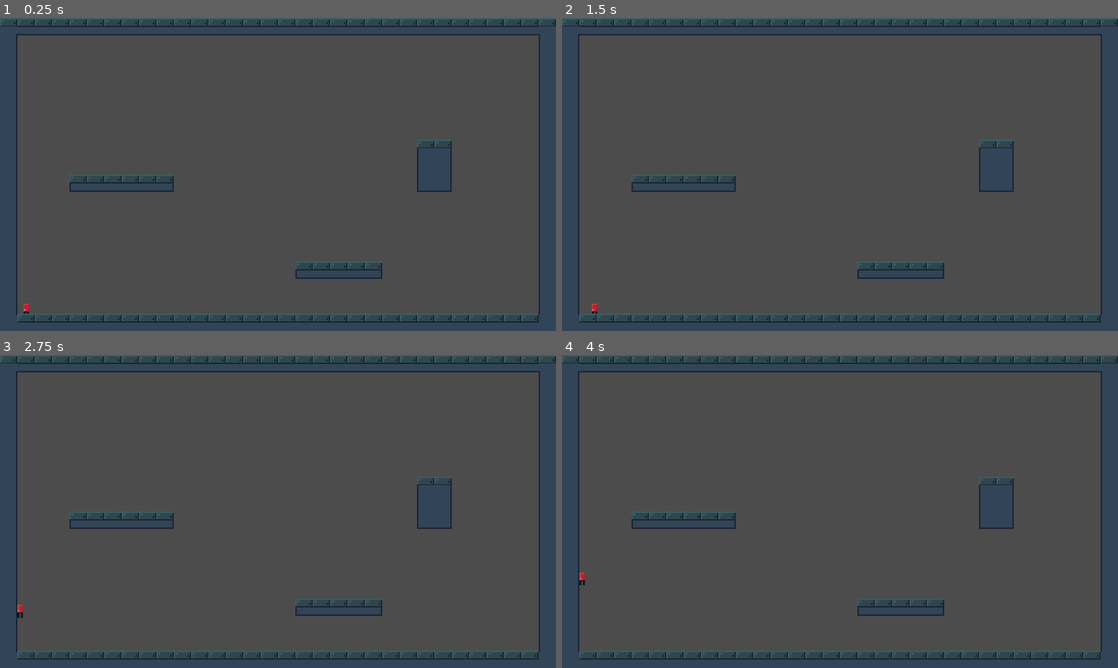
Above: before the commit, frames 1-4 (two rows, left to right).
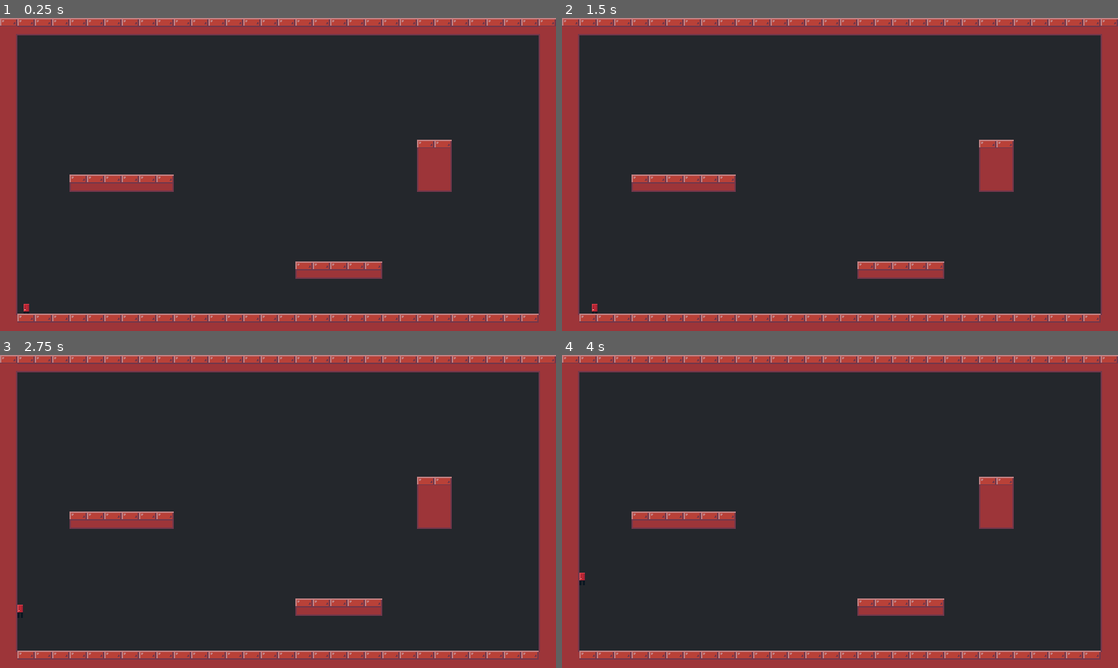
Above: after the commit, the same moments.

Repository: Lunatic-Games/kill-me-now
Game: Godot game, scene res://levels/level_test.tscn
Same seed, same stepped clock (60 frames per second), same inputs: the game is played once before the commit and once after it.
Inputs:
- Up to frame 1 (0.25 s): no input
- Up to frame 2 (1.5 s): tap Enter at 0.5 s; hold D (ui_right) from 0.53 s (still down); tap E (action_soul_mode) at 0.6, 1.35 s; tap Space (action_jump) at 0.77, 1.25 s
- Up to frame 3 (2.75 s): tap Space (action_jump) at 1.52 s; tap Enter at 2 s; release D (ui_right) at 2.03 s; hold A (ui_left) from 2.03 s (still down); tap E (action_soul_mode) at 2.1 s
- Up to frame 4 (4 s): tap Space (action_jump) at 2.75, 3.02, 3.77 s; release A (ui_left) at 2.78 s; hold D (ui_right) from 2.78 s (still down); tap E (action_soul_mode) at 2.85, 3.6 s

The runs differ from the first frame. In frame 1, 100% of the frame differs, in the area x 0-100%, y 0-100%; in frame 2, 100%; in frame 3, 100%; in frame 4, 100%.

Commit message:
Made main menu and basic settings menu

Diff:
--- /dev/null
+++ b/menus/main_menu/main_menu.gd
@@ -0,0 +1,24 @@
+extends Control
+
+
+func _on_NewGameButton_pressed():
+	pass # Replace with function body.
+
+
+func _on_LevelSelectButton_pressed():
+	pass # Replace with function body.
+
+
+func _on_SettingsButton_pressed():
+	$Title.visible = false
+	$Options.visible = false
+	$Settings.popup()
+
+
+func _on_ExitButton_pressed():
+	get_tree().quit()
+
+
+func _on_Settings_popup_hide():
+	$Title.visible = true
+	$Options.visible = true
--- /dev/null
+++ b/menus/main_menu/main_menu.tscn
@@ -0,0 +1,105 @@
+[gd_scene load_steps=7 format=2]
+
+[ext_resource path="res://menus/upheavtt.ttf" type="DynamicFontData" id=1]
+[ext_resource path="res://menus/main_menu/main_menu.gd" type="Script" id=2]
+[ext_resource path="res://menus/menu_button.tscn" type="PackedScene" id=3]
+[ext_resource path="res://menus/settings/settings.tscn" type="PackedScene" id=4]
+
+[sub_resource type="Animation" id=8]
+resource_name = "fade"
+length = 5.0
+loop = true
+tracks/0/type = "value"
+tracks/0/path = NodePath(".:color")
+tracks/0/interp = 2
+tracks/0/loop_wrap = true
+tracks/0/imported = false
+tracks/0/enabled = true
+tracks/0/keys = {
+"times": PoolRealArray( 0, 2.5, 5 ),
+"transitions": PoolRealArray( 1, 1, 1 ),
+"update": 0,
+"values": [ Color( 0.145098, 0.156863, 0.176471, 1 ), Color( 0, 0, 0, 1 ), Color( 0.145098, 0.156863, 0.176471, 1 ) ]
+}
+
+[sub_resource type="DynamicFont" id=1]
+size = 64
+outline_size = 1
+extra_spacing_char = 2
+font_data = ExtResource( 1 )
+
+[node name="MainMenu" type="Control"]
+anchor_right = 1.0
+anchor_bottom = 1.0
+script = ExtResource( 2 )
+__meta__ = {
+"_edit_use_anchors_": false
+}
+
+[node name="Background" type="ColorRect" parent="."]
+anchor_right = 1.0
+anchor_bottom = 1.0
+color = Color( 0.145098, 0.156863, 0.176471, 1 )
+__meta__ = {
+"_edit_use_anchors_": false
+}
+
+[node name="AnimationPlayer" type="AnimationPlayer" parent="Background"]
+autoplay = "fade"
+anims/fade = SubResource( 8 )
+
+[node name="Title" type="Label" parent="."]
+anchor_left = 0.5
+anchor_top = 0.5
+anchor_right = 0.5
+anchor_bottom = 0.5
+margin_left = -210.5
+margin_top = -124.0
+margin_right = 210.5
+margin_bottom = -66.0
+custom_fonts/font = SubResource( 1 )
+custom_colors/font_color = Color( 0.619608, 0.211765, 0.227451, 1 )
+custom_colors/font_outline_modulate = Color( 0, 0, 0, 1 )
+text = "KILL ME NOW"
+__meta__ = {
+"_edit_use_anchors_": false
+}
+
+[node name="Options" type="VBoxContainer" parent="."]
+anchor_left = 0.5
+anchor_top = 0.5
+anchor_right = 0.5
+anchor_bottom = 0.5
+margin_left = -97.0
+margin_top = -50.0
+margin_right = 97.0
+margin_bottom = 50.0
+alignment = 1
+__meta__ = {
+"_edit_use_anchors_": false
+}
+
+[node name="NewGameButton" parent="Options" instance=ExtResource( 3 )]
+text = "New game"
+
+[node name="LevelSelectButton" parent="Options" instance=ExtResource( 3 )]
+margin_top = 26.0
+margin_bottom = 48.0
+text = "Level select"
+
+[node name="SettingsButton" parent="Options" instance=ExtResource( 3 )]
+margin_top = 52.0
+margin_bottom = 74.0
+text = "Settings"
+
+[node name="ExitButton" parent="Options" instance=ExtResource( 3 )]
+margin_top = 78.0
+margin_bottom = 100.0
+text = "Exit"
+
+[node name="Settings" parent="." instance=ExtResource( 4 )]
+[connection signal="pressed" from="Options/NewGameButton" to="." method="_on_NewGameButton_pressed"]
+[connection signal="pressed" from="Options/LevelSelectButton" to="." method="_on_LevelSelectButton_pressed"]
+[connection signal="pressed" from="Options/SettingsButton" to="." method="_on_SettingsButton_pressed"]
+[connection signal="pressed" from="Options/ExitButton" to="." method="_on_ExitButton_pressed"]
+[connection signal="popup_hide" from="Settings" to="." method="_on_Settings_popup_hide"]
--- /dev/null
+++ b/menus/menu_button.tscn
@@ -0,0 +1,38 @@
+[gd_scene load_steps=8 format=2]
+
+[ext_resource path="res://menus/upheavtt.ttf" type="DynamicFontData" id=1]
+
+[sub_resource type="StyleBoxEmpty" id=1]
+
+[sub_resource type="StyleBoxEmpty" id=2]
+
+[sub_resource type="StyleBoxEmpty" id=3]
+
+[sub_resource type="StyleBoxEmpty" id=4]
+
+[sub_resource type="StyleBoxEmpty" id=5]
+
+[sub_resource type="DynamicFont" id=6]
+size = 24
+outline_size = 1
+outline_color = Color( 0, 0, 0, 1 )
+extra_spacing_char = 3
+font_data = ExtResource( 1 )
+
+[node name="MenuButton" type="Button"]
+margin_right = 194.0
+margin_bottom = 22.0
+custom_styles/hover = SubResource( 1 )
+custom_styles/pressed = SubResource( 2 )
+custom_styles/focus = SubResource( 3 )
+custom_styles/disabled = SubResource( 4 )
+custom_styles/normal = SubResource( 5 )
+custom_fonts/font = SubResource( 6 )
+custom_colors/font_color = Color( 0.619608, 0.211765, 0.227451, 1 )
+custom_colors/font_color_hover = Color( 1, 0.345098, 0.368627, 1 )
+custom_colors/font_color_pressed = Color( 0.403922, 0.141176, 0.14902, 1 )
+text = "Button"
+flat = true
+__meta__ = {
+"_edit_use_anchors_": false
+}
--- /dev/null
+++ b/menus/settings/settings.gd
@@ -0,0 +1,16 @@
+extends Popup
+
+
+func _on_BackButton_pressed():
+	hide()
+
+
+func _on_FullscreenCheckBox_pressed():
+	var new_value = $VBoxContainer/FullscreenContainer/CheckBox.pressed
+	OS.window_fullscreen = new_value
+
+
+func _on_FullscreenButton_pressed():
+	var new_value = !$VBoxContainer/FullscreenContainer/CheckBox.pressed
+	$VBoxContainer/FullscreenContainer/CheckBox.pressed = new_value
+	OS.window_fullscreen = new_value
--- /dev/null
+++ b/menus/settings/settings.tscn
@@ -0,0 +1,55 @@
+[gd_scene load_steps=6 format=2]
+
+[ext_resource path="res://menus/menu_button.tscn" type="PackedScene" id=1]
+[ext_resource path="res://menus/settings/settings.gd" type="Script" id=2]
+[ext_resource path="res://menus/check_box.png" type="Texture" id=3]
+[ext_resource path="res://menus/check_box_checked.png" type="Texture" id=4]
+
+[sub_resource type="StyleBoxEmpty" id=1]
+
+[node name="Settings" type="Popup"]
+anchor_right = 1.0
+anchor_bottom = 1.0
+script = ExtResource( 2 )
+__meta__ = {
+"_edit_use_anchors_": false
+}
+
+[node name="VBoxContainer" type="VBoxContainer" parent="."]
+anchor_left = 0.5
+anchor_top = 0.5
+anchor_right = 0.5
+anchor_bottom = 0.5
+margin_left = -138.5
+margin_top = -25.0
+margin_right = 138.5
+margin_bottom = 25.0
+__meta__ = {
+"_edit_use_anchors_": false
+}
+
+[node name="FullscreenContainer" type="HBoxContainer" parent="VBoxContainer"]
+margin_right = 277.0
+margin_bottom = 24.0
+
+[node name="FullscreenButton" parent="VBoxContainer/FullscreenContainer" instance=ExtResource( 1 )]
+margin_right = 249.0
+margin_bottom = 24.0
+text = "Fullscreen mode"
+
+[node name="CheckBox" type="CheckBox" parent="VBoxContainer/FullscreenContainer"]
+margin_left = 253.0
+margin_right = 277.0
+margin_bottom = 24.0
+custom_icons/checked = ExtResource( 4 )
+custom_icons/unchecked = ExtResource( 3 )
+custom_styles/focus = SubResource( 1 )
+
+[node name="BackButton" parent="VBoxContainer" instance=ExtResource( 1 )]
+margin_top = 28.0
+margin_right = 277.0
+margin_bottom = 50.0
+text = "Back"
+[connection signal="pressed" from="VBoxContainer/FullscreenContainer/FullscreenButton" to="." method="_on_FullscreenButton_pressed"]
+[connection signal="pressed" from="VBoxContainer/FullscreenContainer/CheckBox" to="." method="_on_FullscreenCheckBox_pressed"]
+[connection signal="pressed" from="VBoxContainer/BackButton" to="." method="_on_BackButton_pressed"]
--- a/project.godot
+++ b/project.godot
@@ -24,6 +24,29 @@
 window/size/height=576
 window/stretch/mode="2d"
 window/stretch/aspect="keep"
+
+[importer_defaults]
+
+texture={
+"compress/bptc_ldr": 0,
+"compress/hdr_mode": 0,
+"compress/lossy_quality": 0.7,
+"compress/mode": 0,
+"compress/normal_map": 0,
+"detect_3d": false,
+"flags/anisotropic": false,
+"flags/filter": false,
+"flags/mipmaps": false,
+"flags/repeat": 0,
+"flags/srgb": 2,
+"process/HDR_as_SRGB": false,
+"process/fix_alpha_border": true,
+"process/invert_color": false,
+"process/premult_alpha": false,
+"size_limit": 0,
+"stream": false,
+"svg/scale": 1.0
+}
 
 [input]
 
@@ -64,4 +87,5 @@
 
 [rendering]
 
+environment/default_clear_color=Color( 0.145098, 0.156863, 0.176471, 1 )
 environment/default_environment="res://default_env.tres"
Binary file added: menus/check_box.png
Not shown, added: menus/check_box.png.import
Binary file added: menus/check_box_checked.png
Not shown, added: menus/check_box_checked.png.import
Binary file added: menus/upheavtt.ttf
Binary file changed: tiles/dungeon_tiles.png
Not shown, added: menus/check_box.pyxel
Not shown, added: menus/check_box_checked.pyxel
Not shown, changed: tiles/dungeon_tiles.pyxel
